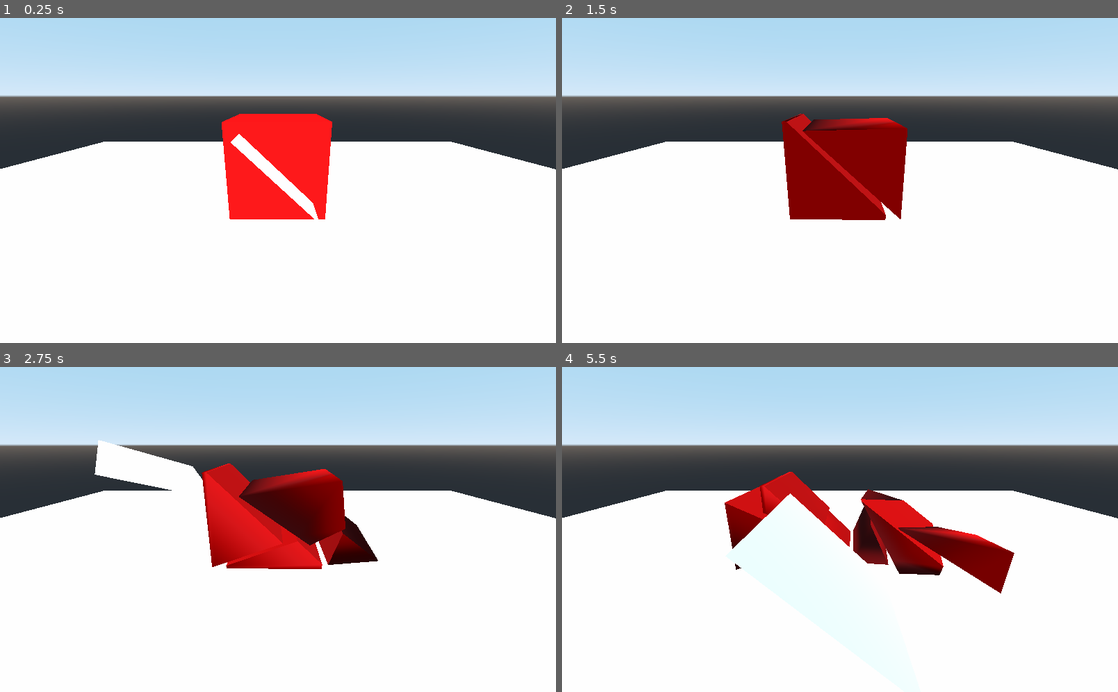
Above: before the commit, frames 1-4 (two rows, left to right).
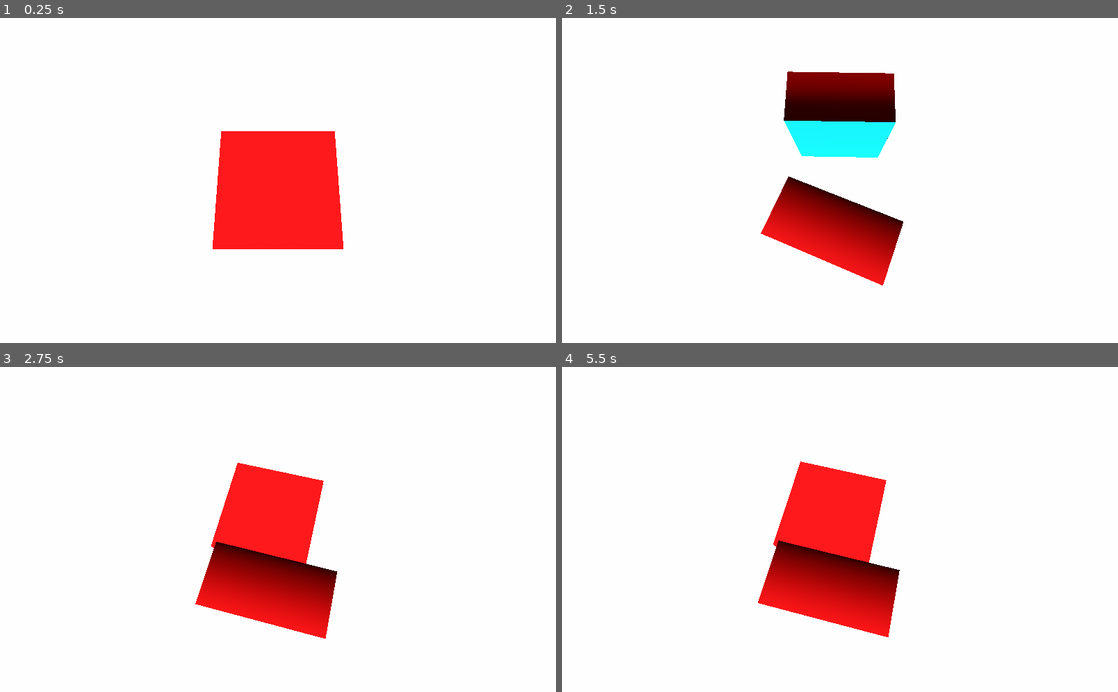
Above: after the commit, the same moments.

Repository: SYBIOTE/Godot-Mesh-slicer
Game: Godot game, scene res://demo/demo.tscn
Same seed, same stepped clock (60 frames per second), same inputs: the game is played once before the commit and once after it. The project has no main scene, so this scene is started directly.
Inputs:
- Up to frame 1 (0.25 s): no input
- Up to frame 2 (1.5 s): no input
- Up to frame 3 (2.75 s): no input
- Up to frame 4 (5.5 s): no input

The runs differ from the first frame. In frame 1, 43% of the frame differs, in the area x 0-100%, y 0-72%; in frame 2, 47%; in frame 3, 48%; in frame 4, 53%, in the area x 0-100%, y 0-84%.

Commit message:
added cross section materials

Diff:
--- a/demo/demo.tscn
+++ b/demo/demo.tscn
@@ -1,15 +1,21 @@
-[gd_scene load_steps=12 format=2]
+[gd_scene load_steps=14 format=2]
 
 [ext_resource path="res://slicer/sliceable_geo.gd" type="Script" id=1]
 [ext_resource path="res://demo/slicer.gd" type="Script" id=2]
 
-[sub_resource type="SpatialMaterial" id=1]
+[sub_resource type="SpatialMaterial" id=10]
+params_cull_mode = 2
+albedo_color = Color( 0, 0.909804, 1, 1 )
+
+[sub_resource type="SpatialMaterial" id=13]
 flags_vertex_lighting = true
+vertex_color_use_as_albedo = true
+vertex_color_is_srgb = true
 params_cull_mode = 2
 albedo_color = Color( 1, 0, 0, 1 )
 
-[sub_resource type="CubeMesh" id=2]
-material = SubResource( 1 )
+[sub_resource type="CubeMesh" id=12]
+material = SubResource( 13 )
 
 [sub_resource type="ConvexPolygonShape" id=3]
 points = PoolVector3Array( -1, 1, 1, 1, 1, -1, 1, 1, 1, -1, 1, -1, -1, -1, 1, 1, -1, -1, 1, -1, 1, -1, -1, -1, 1, 1, 1, -1, 1, -1, 1, 1, -1, -1, 1, 1, 1, -1, 1, -1, -1, -1, 1, -1, -1, -1, -1, 1, 1, 1, 1, -1, -1, 1, -1, 1, 1, 1, -1, 1, 1, 1, -1, -1, -1, -1, -1, 1, -1, 1, -1, -1 )
@@ -29,7 +35,6 @@
 
 [sub_resource type="Animation" id=7]
 resource_name = "cut"
-length = 4.0
 tracks/0/type = "value"
 tracks/0/path = NodePath("Area:translation")
 tracks/0/interp = 1
@@ -52,7 +57,22 @@
 "times": PoolRealArray( 0, 0.9, 1.2, 2, 2.4, 2.7, 2.9, 3.4, 4 ),
 "transitions": PoolRealArray( 1, 1, 1, 1, 1, 1, 1, 1, 1 ),
 "update": 0,
-"values": [ Vector3( 0, 0, -44.482 ), Vector3( 0, 0, -44.482 ), Vector3( 0, 0, 39.769 ), Vector3( 0, 0, 39.769 ), Vector3( -14.8012, -30.1898, -23.707 ), Vector3( -18.5249, -53.4624, -16.1213 ), Vector3( -18.5249, -53.4624, -16.1213 ), Vector3( 14.014, -62.615, -15.7452 ), Vector3( 0, 0, -44.482 ) ]
+"values": [ Vector3( 0, 0, -30 ), Vector3( 0, 0, -44.482 ), Vector3( 0, 0, 39.769 ), Vector3( 0, 0, 39.769 ), Vector3( -14.8012, -30.1898, -23.707 ), Vector3( -18.5249, -53.4624, -16.1213 ), Vector3( -18.5249, -53.4624, -16.1213 ), Vector3( 14.014, -62.615, -15.7452 ), Vector3( 0, 0, -44.482 ) ]
+}
+
+[sub_resource type="Animation" id=11]
+resource_name = "top_cut"
+tracks/0/type = "value"
+tracks/0/path = NodePath("Area:translation")
+tracks/0/interp = 1
+tracks/0/loop_wrap = true
+tracks/0/imported = false
+tracks/0/enabled = true
+tracks/0/keys = {
+"times": PoolRealArray( 0, 1 ),
+"transitions": PoolRealArray( 1, 1 ),
+"update": 0,
+"values": [ Vector3( 5, 1, 0 ), Vector3( -5, 1, 0 ) ]
 }
 
 [sub_resource type="ConcavePolygonShape" id=8]
@@ -64,45 +84,46 @@
 [node name="env" type="Spatial"]
 
 [node name="Camera" type="Camera" parent="."]
-transform = Transform( 1, 0, 0, 0, 0.939693, 0.34202, 0, -0.34202, 0.939693, 0, 2.47633, 3.4368 )
+transform = Transform( 1, 0, 0, 0, 0.27708, 0.960847, 0, -0.960847, 0.27708, 0, 5.72898, 0.974048 )
 
 [node name="sliceable" type="RigidBody" parent="."]
-transform = Transform( 1, 0, 0, 0, 1, 0, 0, 0, 1, 0, 1.14219, -1.86862 )
+transform = Transform( 1, 0, 0, 0, 1, 0, 0, 0, 1, 0, 1, 0 )
 script = ExtResource( 1 )
 delete_at_children = 10
 _cut_body_collision_layer = 1
 _cut_body_collision_mask = 1
-_cut_body_gravity_scale = 1.0
+_cut_body_gravity_scale = 2.0
+_cross_section_material = SubResource( 10 )
 
 [node name="MeshInstance" type="MeshInstance" parent="sliceable"]
-mesh = SubResource( 2 )
+mesh = SubResource( 12 )
 material/0 = null
 
 [node name="CollisionShape" type="CollisionShape" parent="sliceable"]
 shape = SubResource( 3 )
 
 [node name="Area" type="Area" parent="."]
-transform = Transform( 0.71347, 0.700685, 0, -0.700685, 0.71347, 0, 0, 0, 0.999999, 0, 1.12632, 1.13555 )
+transform = Transform( 0.999999, 0, 0, 0, -4.37113e-08, -0.999999, 0, 0.999999, -4.37113e-08, -5, 1, 0 )
 script = ExtResource( 2 )
 
 [node name="mesh" type="MeshInstance" parent="Area"]
-transform = Transform( 1, 0, 0, 0, 1, 0, 0, 0, 1, 0, 0, 0 )
 mesh = SubResource( 5 )
 material/0 = null
 
 [node name="tip" type="Position3D" parent="Area/mesh"]
-transform = Transform( 1, 0, 0, 0, 1, 0, 0, 0, 1, 0, 0, -0.986257 )
+transform = Transform( 1, 0, 0, 0, 1, 0, 0, 0, 1, 1, 0, 1 )
 
 [node name="base" type="Position3D" parent="Area/mesh"]
-transform = Transform( 1, 0, 0, 2.98023e-08, 1, 0, 0, 0, 1, 0.907444, 1.19209e-07, 0.99069 )
+transform = Transform( 1, 0, 0, 0, 1, 0, 0, 0, 1, -1, 0, -1 )
 
 [node name="CollisionShape" type="CollisionShape" parent="Area"]
 transform = Transform( 1, 0, 0, 0, 1, 0, 0, 0, 1, -0.361122, -0.300545, 0 )
 shape = SubResource( 6 )
 
 [node name="AnimationPlayer" type="AnimationPlayer" parent="."]
-autoplay = "cut"
+autoplay = "top_cut"
 anims/cut = SubResource( 7 )
+anims/top_cut = SubResource( 11 )
 
 [node name="StaticBody" type="StaticBody" parent="."]
 transform = Transform( 1, 0, 0, 0, 1, 0, 0, 0, 1, -0.0217474, 0, 0.00477123 )
--- a/slicer/slice_calc.gd
+++ b/slicer/slice_calc.gd
@@ -2,7 +2,8 @@
 
 enum MeshSide{
 	Positive = 0,
-	Negative = 1}
+	Negative = 1
+	OnPlane =2}
 
 var _surfaceCount
 
@@ -19,18 +20,35 @@
 var _negativeSideNormals;
 
 var _pointsAlongPlane;
+var _onplaneSideVertices;
+var _onplaneSideTriangles;
+var _onplaneSideUvs;
+var _onplaneSideNormals;
+
 var _plane:Plane;
 var _mesh:MeshInstance;
-var _isSolid:bool ;
+var _cross_section_material:bool = false;
+
+var _isSolid:bool;
 var _useSharedVertices:bool;
 var _smoothVertices:bool ;
-var _createReverseTriangleWindings:bool ;
-var _current_surf_idx
-var _origin
-var _scale
-
-func _init(plane:Plane , mesh:MeshInstance, isSolid:bool = true, createReverseTriangleWindings:bool = false,shareVertices:bool = false, smoothVertices:bool =false):
-	_surfaceCount = mesh.mesh.get_surface_count()
+var _createReverseTriangleWindings:bool;
+var _current_surf_idx:int
+var _origin:Vector3
+var _scale:Vector3
+
+func _init(plane:Plane , mesh:MeshInstance, cross_section_material:Material= null ,isSolid:bool = true, createReverseTriangleWindings:bool = false,shareVertices:bool = false, smoothVertices:bool =false):
+	if cross_section_material != null:
+		_cross_section_material = true
+		_isSolid = true
+		_onplaneSideVertices = [];
+		_onplaneSideTriangles= [];
+		_onplaneSideUvs=[];
+		_onplaneSideNormals=[];
+	if _cross_section_material:
+		_surfaceCount = mesh.mesh.get_surface_count()+1
+	else:
+		_surfaceCount = mesh.mesh.get_surface_count()
 	_current_surf_idx = 0
 	_positiveSideTriangles= [];
 	_positiveSideVertices = [];
@@ -64,25 +82,36 @@
 	var am = ArrayMesh.new()
 	var mesh_array = []
 	mesh_array.resize(ArrayMesh.ARRAY_MAX)
-	if _mesh.mesh.get_surface_count() >0:
-			if (side == MeshSide.Positive):
-				for j in range(_mesh.mesh.get_surface_count()):
-					mesh_array[Mesh.ARRAY_VERTEX] = PoolVector3Array(_positiveSideVertices[j]);
-					mesh_array[Mesh.ARRAY_INDEX]  = PoolIntArray(_positiveSideTriangles[j]);
-					mesh_array[Mesh.ARRAY_NORMAL] = PoolVector3Array(_positiveSideNormals[j]);
-					mesh_array[Mesh.ARRAY_TEX_UV]= PoolVector2Array(_positiveSideUvs[j]);
-#					print("positive mesh is ",mesh_array[0].size()," ",mesh_array[1].size()," ",mesh_array[4].size()," ",mesh_array[8].size())
-					am.add_surface_from_arrays(Mesh.PRIMITIVE_TRIANGLES,mesh_array)
-				_positiveSideMesh = am
-			else:
-				for j in range(_mesh.mesh.get_surface_count()):
-					mesh_array[Mesh.ARRAY_VERTEX] = PoolVector3Array(_negativeSideVertices[j]);
-					mesh_array[Mesh.ARRAY_INDEX] = PoolIntArray(_negativeSideTriangles[j]);
-					mesh_array[Mesh.ARRAY_NORMAL]  = PoolVector3Array(_negativeSideNormals[j]);
-					mesh_array[Mesh.ARRAY_TEX_UV]= PoolVector2Array(_negativeSideUvs[j]);
+	if _surfaceCount > 0:
+#		print("in slice calc",_surfaceCount)
+		if (side == MeshSide.Positive):
+			for j in range(_surfaceCount):
+				mesh_array[Mesh.ARRAY_VERTEX] = PoolVector3Array(_positiveSideVertices[j]);
+				mesh_array[Mesh.ARRAY_INDEX]  = PoolIntArray(_positiveSideTriangles[j]);
+				mesh_array[Mesh.ARRAY_NORMAL] = PoolVector3Array(_positiveSideNormals[j]);
+				mesh_array[Mesh.ARRAY_TEX_UV]= PoolVector2Array(_positiveSideUvs[j]);
+#				print("positive mesh is ",mesh_array[0].size()," ",mesh_array[1].size()," ",mesh_array[4].size()," ",mesh_array[8].size())
+				if _cross_section_material and j == _surfaceCount-1:
+					mesh_array[Mesh.ARRAY_VERTEX] = PoolVector3Array(_onplaneSideVertices);
+					mesh_array[Mesh.ARRAY_INDEX]  = PoolIntArray(_onplaneSideTriangles);
+					mesh_array[Mesh.ARRAY_NORMAL] = PoolVector3Array(_onplaneSideNormals);
+					mesh_array[Mesh.ARRAY_TEX_UV]= PoolVector2Array(_onplaneSideUvs);
+				am.add_surface_from_arrays(Mesh.PRIMITIVE_TRIANGLES,mesh_array)
+			_positiveSideMesh = am
+		else:
+			for j in range(_surfaceCount):
+				mesh_array[Mesh.ARRAY_VERTEX] = PoolVector3Array(_negativeSideVertices[j]);
+				mesh_array[Mesh.ARRAY_INDEX] = PoolIntArray(_negativeSideTriangles[j]);
+				mesh_array[Mesh.ARRAY_NORMAL]  = PoolVector3Array(_negativeSideNormals[j]);
+				mesh_array[Mesh.ARRAY_TEX_UV]= PoolVector2Array(_negativeSideUvs[j]);
 #					print("negative mesh is ",mesh_array[0].size()," ",mesh_array[1].size()," ",mesh_array[4].size()," ",mesh_array[8].size())
-					am.add_surface_from_arrays(Mesh.PRIMITIVE_TRIANGLES,mesh_array)
-				_negativeSideMesh = am
+				if _cross_section_material and j == _surfaceCount-1:
+					mesh_array[Mesh.ARRAY_VERTEX] = PoolVector3Array(_onplaneSideVertices);
+					mesh_array[Mesh.ARRAY_INDEX]  = PoolIntArray(_onplaneSideTriangles);
+					mesh_array[Mesh.ARRAY_NORMAL] = PoolVector3Array(_onplaneSideNormals);
+					mesh_array[Mesh.ARRAY_TEX_UV]= PoolVector2Array(_onplaneSideUvs);
+				am.add_surface_from_arrays(Mesh.PRIMITIVE_TRIANGLES,mesh_array)
+			_negativeSideMesh = am
 func _compute_mesh():
 	if _mesh.mesh.get_surface_count() >0:
 		for j in range(_mesh.mesh.get_surface_count()):
@@ -180,24 +209,30 @@
 	#					print("new triangle :sending ",intersection1,vert3,intersection2)
 						_set_mesh_side(side2,intersection1, null, intersection1Uv, (vert3-_origin)/_scale, null, uv3, intersection2, null, intersection2Uv, _useSharedVertices, false);
 	#					//push_back the newly created points on the plane.
+#						print("depositing at intersection points at ",_current_surf_idx)
 					_pointsAlongPlane[_current_surf_idx].push_back(intersection1);
 					_pointsAlongPlane[_current_surf_idx].push_back(intersection2);
-	#			//If the object is solid, join the new points along the plane otherwise do the reverse winding
-			if (_isSolid):_make_intersection_plane();
-			elif (_createReverseTriangleWindings):_add_reverse_winded_triangle();
-			if (_smoothVertices):_smooth_vertex();
+
+		if _cross_section_material:
+			if (_isSolid):_make_intersection_plane_cross_section();
+		else:
+			for j in range(_mesh.mesh.get_surface_count()):
+				if (_isSolid):_make_intersection_plane();
+				elif (_createReverseTriangleWindings):_add_reverse_winded_triangle();
+				if (_smoothVertices):_smooth_vertex();
 func _set_mesh_side(side, vertex1, normal1, uv1, vertex2, normal2,  uv2, vertex3, normal3, uv3, shareVertices,addFirst):
 	if side == MeshSide.Positive:
 		_add_index_normal_uv(_positiveSideVertices[_current_surf_idx],_positiveSideTriangles[_current_surf_idx],_positiveSideNormals[_current_surf_idx],_positiveSideUvs[_current_surf_idx], vertex1, normal1, uv1, vertex2, normal2, uv2, vertex3, normal3, uv3, shareVertices, addFirst);
-	else:
+	elif side == MeshSide.Negative:
 		_add_index_normal_uv(_negativeSideVertices[_current_surf_idx],_negativeSideTriangles[_current_surf_idx],_negativeSideNormals[_current_surf_idx],_negativeSideUvs[_current_surf_idx], vertex1, normal1, uv1, vertex2, normal2, uv2, vertex3, normal3, uv3, shareVertices, addFirst);
+	else:
+		_add_index_normal_uv(_onplaneSideVertices,_onplaneSideTriangles,_onplaneSideNormals,_onplaneSideUvs, vertex1, normal1, uv1, vertex2, normal2, uv2, vertex3, normal3, uv3, shareVertices, addFirst);
 func _add_index_normal_uv(vertices,triangles,normals,uvs,vertex1,normal1,uv1,vertex2,normal2,uv2,vertex3,normal3,uv3,shareVertices,addFirst):
-	var tri1Index = vertices.find(vertex1);
 	if (addFirst):
 		_shift_triangle_index(triangles);
-#		//If a the vertex already exists we just push_back a triangle reference to it, if not push_back the vert to the list and then push_back the tri index
-	if (tri1Index > -1 and shareVertices):
-		triangles.push_back(tri1Index);
+#	//If a the vertex already exists we just push_back a triangle reference to it, if not push_back the vert to the list and then push_back the triindex
+	var tri1Index = vertices.find(vertex1);
+	if (tri1Index > -1 and shareVertices):triangles.push_back(tri1Index);
 	else:
 		if (normal1 == null):
 			normal1 = _compute_normal(vertex1, vertex2, vertex3);
@@ -206,8 +241,7 @@
 			i = 0;
 		_add_vertex_normal_uv(vertices,normals,uvs,triangles, vertex1,normal1, uv1, i);
 	var tri2Index = vertices.find(vertex2);
-	if (tri2Index > -1 and shareVertices):
-		triangles.push_back(tri2Index);
+	if (tri2Index > -1 and shareVertices):triangles.push_back(tri2Index);
 	else:
 		if (normal2 == null):
 			normal2 = _compute_normal(vertex2, vertex3, vertex1);
@@ -216,8 +250,7 @@
 			i = 1;
 		_add_vertex_normal_uv(vertices,normals,uvs,triangles, vertex2,normal2, uv2, i);
 	var tri3Index = vertices.find(vertex3);
-	if (tri3Index > -1 and shareVertices):
-		triangles.push_back(tri3Index);
+	if (tri3Index > -1 and shareVertices):triangles.push_back(tri3Index);
 	else:
 		if (normal3 == null):
 			normal3 = _compute_normal(vertex3, vertex1, vertex2);
@@ -244,8 +277,43 @@
 		triangles[j + 2] += 3;
 
 #intersection plane builders
+# cross section material applied
+func _make_intersection_plane_cross_section():
+#	print("_make_intersection_plane_cross_section")
+	var max_points_surface = 0
+	for i in _pointsAlongPlane.size():
+		if _pointsAlongPlane[i].size()>_pointsAlongPlane[max_points_surface].size():
+			max_points_surface = i
+	_pointsAlongPlane[_surfaceCount-1] = _pointsAlongPlane[max_points_surface]
+	var halfway = _get_plane_halfway_points_cross_section();
+	for i in range(0,_pointsAlongPlane[_surfaceCount-1].size(),2):
+		var firstVertex:Vector3 = _pointsAlongPlane[_surfaceCount-1][i];
+		var secondVertex:Vector3 = _pointsAlongPlane[_surfaceCount-1][i+1];
+		var normal3 = _compute_normal(halfway, secondVertex, firstVertex).normalized();
+#		print(firstVertex.round(),secondVertex.round(),halfway.round())
+		var direction = normal3.dot(_plane.normal);
+		_set_mesh_side(MeshSide.OnPlane, halfway, normal3, Vector2.ZERO, firstVertex, normal3, Vector2.ZERO, secondVertex, normal3, Vector2.ZERO, false, true);
+func _get_plane_halfway_points_cross_section():
+#	print("_get_plane_halfway_points_cross_section")
+	var distance
+	if(_pointsAlongPlane[_surfaceCount-1].size() > 0):
+		distance =0
+		var firstPoint = _pointsAlongPlane[_surfaceCount-1][0];
+		var furthestPoint = Vector3.ZERO;
+		for point in _pointsAlongPlane[_surfaceCount-1]:
+			var currentDistance = 0;
+			currentDistance = firstPoint.distance_to(point);
+			if (currentDistance > distance):
+				distance = currentDistance;
+				furthestPoint = point;
+		return lerp(firstPoint,furthestPoint, 0.5);
+	else:
+		distance = 0;
+		return Vector3.ZERO;
+# when no materials applied
 func _make_intersection_plane():
-#		print("joining points ",_pointsAlongPlane[_current_surf_idx])
+#	print("joining points ",_pointsAlongPlane[_current_surf_idx])
+#	print("_make_intersection_plane")
 	var halfway = _get_plane_halfway_points();
 	for i in range(0,_pointsAlongPlane[_current_surf_idx].size(),2):
 		var firstVertex = _pointsAlongPlane[_current_surf_idx][i];
@@ -256,6 +324,7 @@
 			_set_mesh_side(MeshSide.Positive, halfway, -normal3, Vector2.ZERO, firstVertex, -normal3, Vector2.ZERO, secondVertex, -normal3, Vector2.ZERO, false, true);
 			_set_mesh_side(MeshSide.Negative, halfway, normal3, Vector2.ZERO, secondVertex, normal3, Vector2.ZERO, firstVertex, normal3, Vector2.ZERO, false, true);
 		else:
+			#changed the normal quickly
 			_set_mesh_side(MeshSide.Positive, halfway, normal3, Vector2.ZERO, secondVertex, normal3, Vector2.ZERO, firstVertex, normal3, Vector2.ZERO, false, true);
 			_set_mesh_side(MeshSide.Negative, halfway, -normal3, Vector2.ZERO, firstVertex, -normal3, Vector2.ZERO, secondVertex, -normal3, Vector2.ZERO, false, true);
 func _get_plane_halfway_points():
@@ -277,7 +346,7 @@
 #utility functions
 func _get_plane_intersection_point_uv(vertex1,vertex1Uv,vertex2,vertex2Uv, uv):
 	var pointOfintersection = _plane.intersects_segment(vertex2,vertex1)
-#		print("point of intersection for ",vertex2," ",vertex1," is ",pointOfintersection)
+#	print("point of intersection for ",vertex2.round()," ",vertex1.round()," is ",((pointOfintersection-_origin)/_scale).round())
 	var distance = pointOfintersection.distance_to(vertex1);
 	uv = _interpolate_uv(vertex1Uv, vertex2Uv, distance);
 	return (pointOfintersection-_origin)/_scale;
@@ -291,11 +360,8 @@
 	return normal;
 func _flip_normal(currentNormals):
 	var flippedNormals = [];
-
 	for normal in currentNormals:
 		flippedNormals.push_back(-normal);
-
-
 	return flippedNormals
 func _smooth_vertex():
 	_smoothen(_positiveSideVertices, _positiveSideNormals, _positiveSideTriangles);
--- a/slicer/sliceable_geo.gd
+++ b/slicer/sliceable_geo.gd
@@ -4,9 +4,11 @@
 export (int,LAYERS_3D_PHYSICS) var _cut_body_collision_layer
 export (int,LAYERS_3D_PHYSICS) var _cut_body_collision_mask
 export var _cut_body_gravity_scale:float
+export (Material)var _cross_section_material =  null
 var _current_child_number = 0
 var _mesh:MeshInstance = null
 var _collider:CollisionShape = null
+
 func _ready():
 	for child in get_children():
 		if child is MeshInstance:
@@ -40,8 +42,18 @@
 	object.scale = _mesh.scale
 	if _mesh.mesh.get_surface_count() > 0:
 #		print(_mesh.mesh.get_surface_count())
-		for i in range(_mesh.mesh.get_surface_count()):
-			var mat = _mesh.mesh.surface_get_material(i)
+		var material_count
+		if _cross_section_material != null:
+			 material_count= _mesh.mesh.get_surface_count() +1
+		else:
+			 material_count= _mesh.mesh.get_surface_count()
+		print(material_count)
+		for i in range(material_count):
+			var mat
+			if i == material_count -1 and _cross_section_material != null:
+				mat = _cross_section_material
+			else:
+				mat = _mesh.mesh.surface_get_material(i)
 			object.mesh.surface_set_material(i,mat)
 	#create collider
 	var coll = CollisionShape.new()
@@ -54,9 +66,19 @@
 	rigid_body_half._cut_body_gravity_scale = _cut_body_gravity_scale
 	rigid_body_half._current_child_number = _current_child_number+1
 	rigid_body_half.delete_at_children =  delete_at_children
+	rigid_body_half._cross_section_material = _cross_section_material
 	get_parent().add_child(rigid_body_half)
+	rigid_body_half.apply_central_impulse(_sign*cutplane.normal*5)
 func cut_object(cutplane:Plane):
-	var slices = slice_calculator.new(cutplane,_mesh,true)
+	#  there are a lot of parameters for the constructor
+	#  cutplane:
+	#  _mesh
+	#
+	#
+	#
+	#
+	#
+	var slices = slice_calculator.new(cutplane,_mesh,_cross_section_material,true)
 #	print("+ve mesh is ",slices.negative_mesh())
 #	print("-ve mesh is ",slices.positive_mesh())
 	_create_cut_body(-1,slices.negative_mesh(),cutplane);
